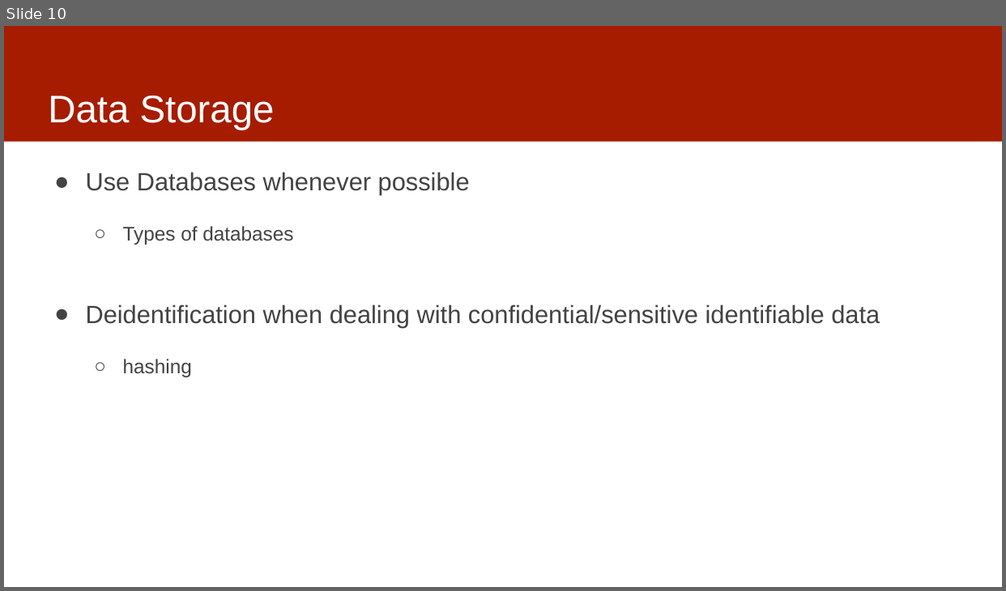
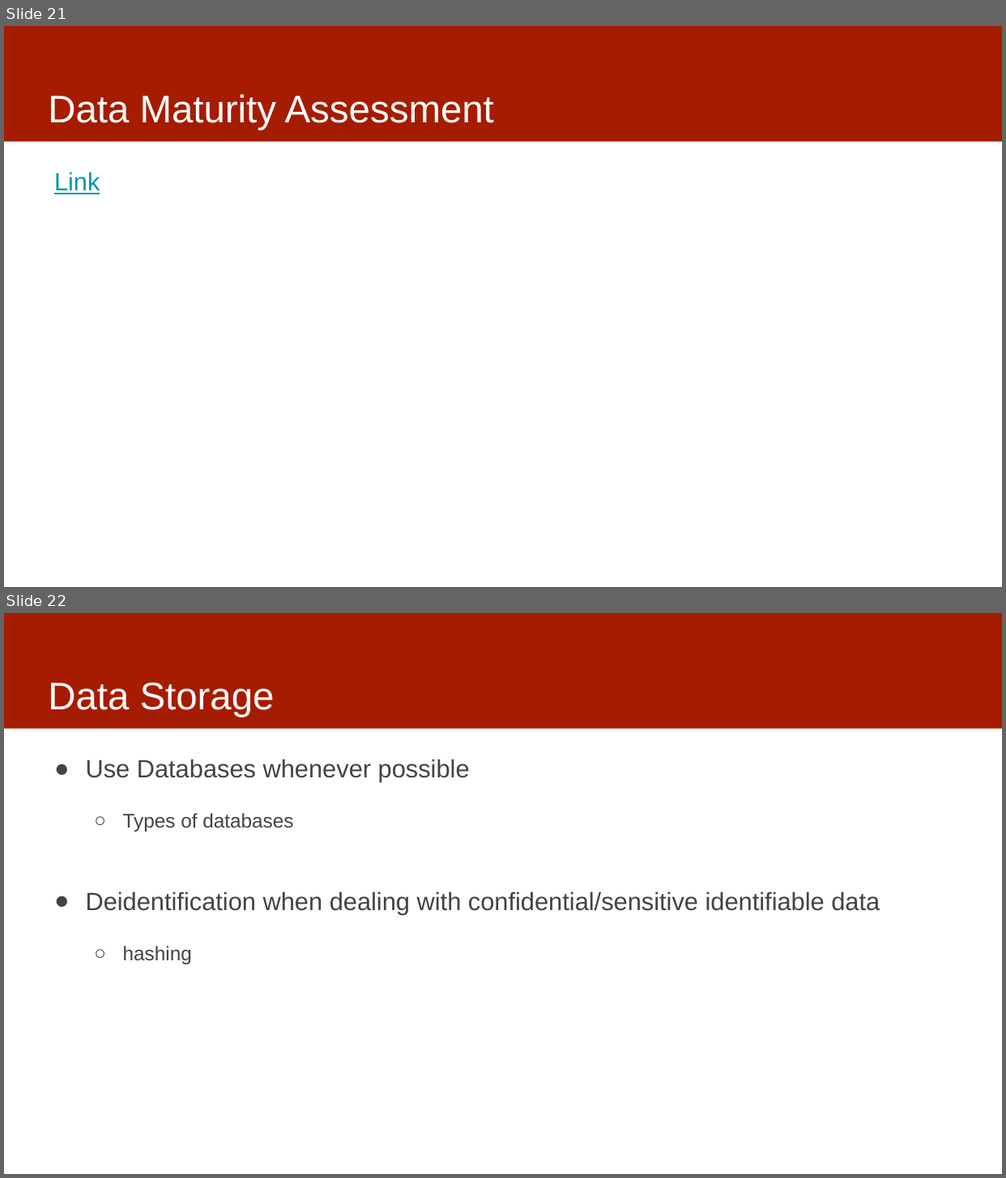
Before and after one commit to dssg/MLinPractice, a slide deck: Lectures/Lecture3-Data.pptx. Shown one above the other, each under a label of ours: slide 10 before the commit, slides 21 and 22 after it. The pictures are 1006x591 and 1006x1178 pixels, drawn with LibreOffice and Linux fonts; fonts in the diff are those of the drawing. Boxes give left, top, right and bottom in pixels: in the first picture for what was removed or moved away, otherwise in the second. Text is boxed around its words. In the diff, an @@ line names an element or a change of style, - is before the commit and + after.

```diff
--- a/Lectures/Lecture3-Data.pptx
+++ b/Lectures/Lecture3-Data.pptx
@@ slide 21 added at box(4, 26, 1002, 587), background #FFFFFF; not listed: 1 template element that a slide beside it also shows @@
@@ title added at box(48, 94, 494, 130), 37 pt, text #FFFFFF @@
+Data Maturity Assessment
@@ text added at box(54, 172, 100, 194), 24 pt, text #0097A7, underline @@
+Link
@@ what was slide 10 is now slide 22 @@
```
Also in this commit, not shown: 2 slides changed, 12 other slides added.
